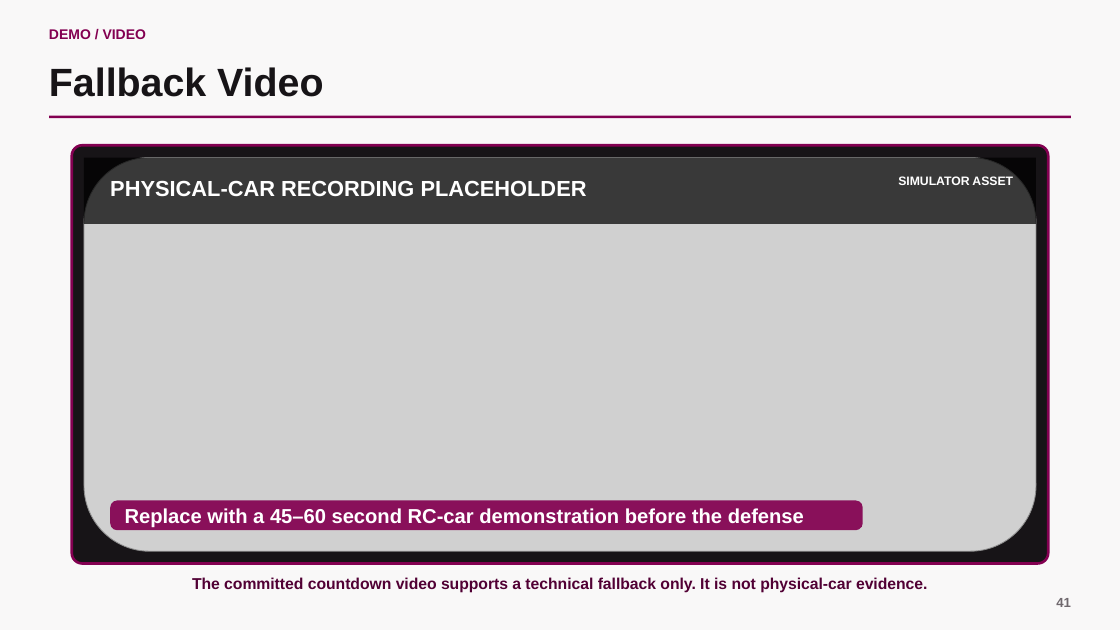
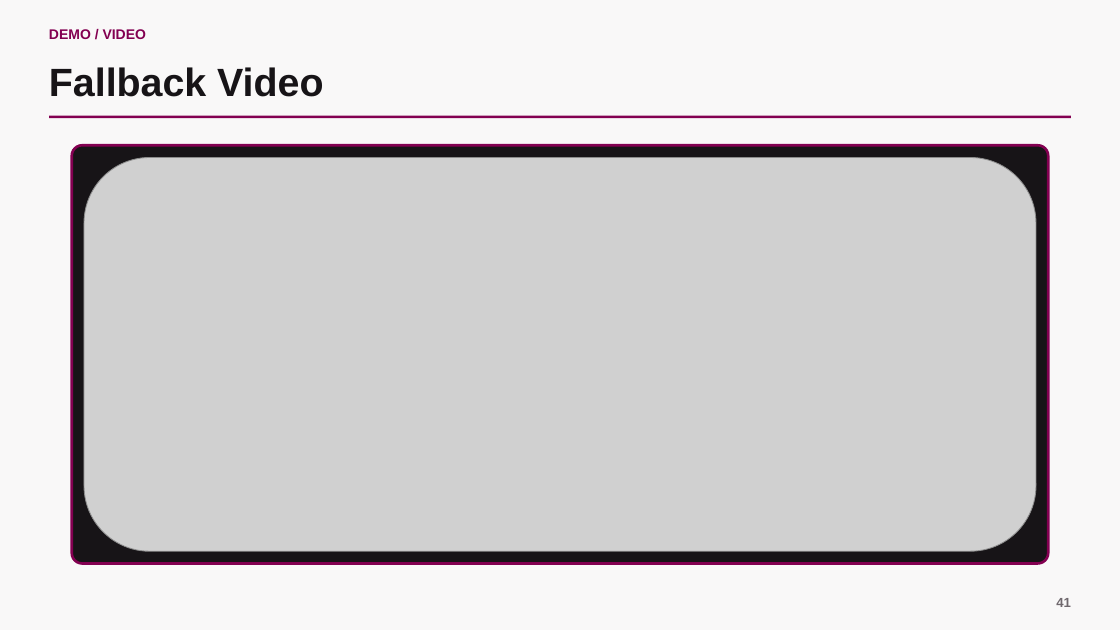
Before and after one commit to scarlet-radio-control/scarlet-radio-control, a slide deck: slide 39 of PRESENTATION.pptx (slide 41 before the commit). Drawn at 1120x630 pixels with LibreOffice and Linux fonts; fonts in the diff are those of the drawing; grey boxes stand for pictures. Boxes give left, top, right and bottom in pixels: in the first picture for what was removed or moved away, otherwise in the second. Text is boxed around its words. In the diff, an @@ line names an element or a change of style, - is before the commit and + after.

```diff
--- a/PRESENTATION.pptx
+++ b/PRESENTATION.pptx
@@ rectangle removed at box(84, 158, 1036, 224) @@
@@ text removed at box(898, 176, 1013, 185) @@
-SIMULATOR ASSET
@@ text removed at box(110, 180, 587, 196) @@
-PHYSICAL-CAR RECORDING PLACEHOLDER
@@ rounded rectangle removed at box(110, 501, 863, 530) @@
-Replace with a 45–60 second RC-car demonstration before the defense
@@ text removed at box(192, 577, 927, 593) @@
-The committed countdown video supports a technical fallback only. It is not physical-car evidence.
```
Also in this commit, not shown: 1 other slide changed, 2 slides removed.
